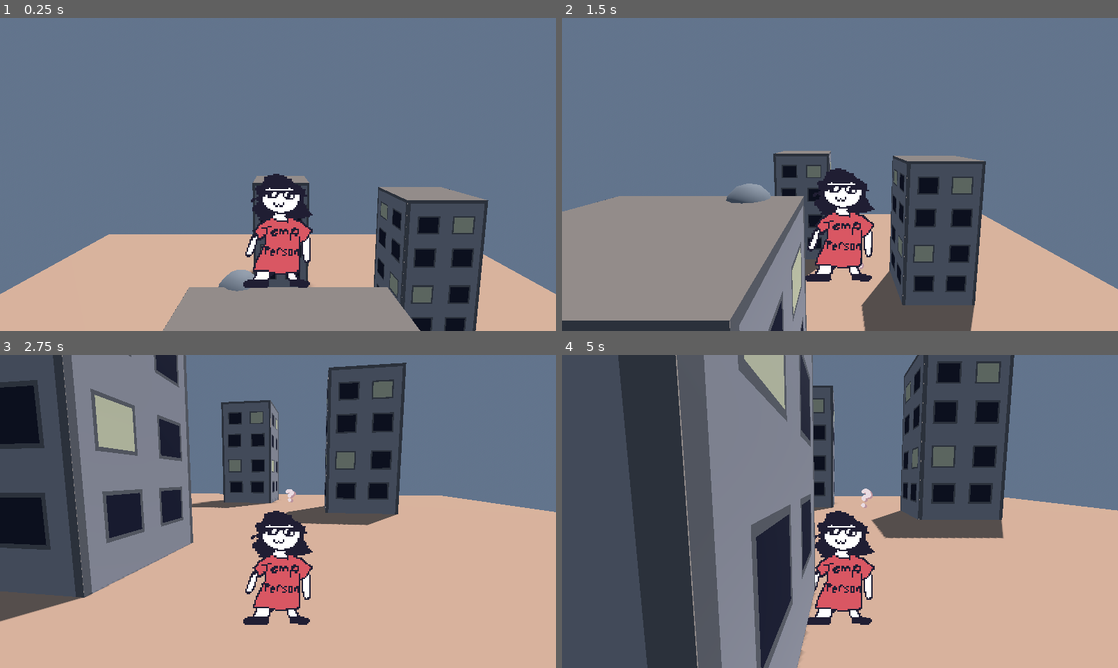
Above: before the commit, frames 1-4 (two rows, left to right).
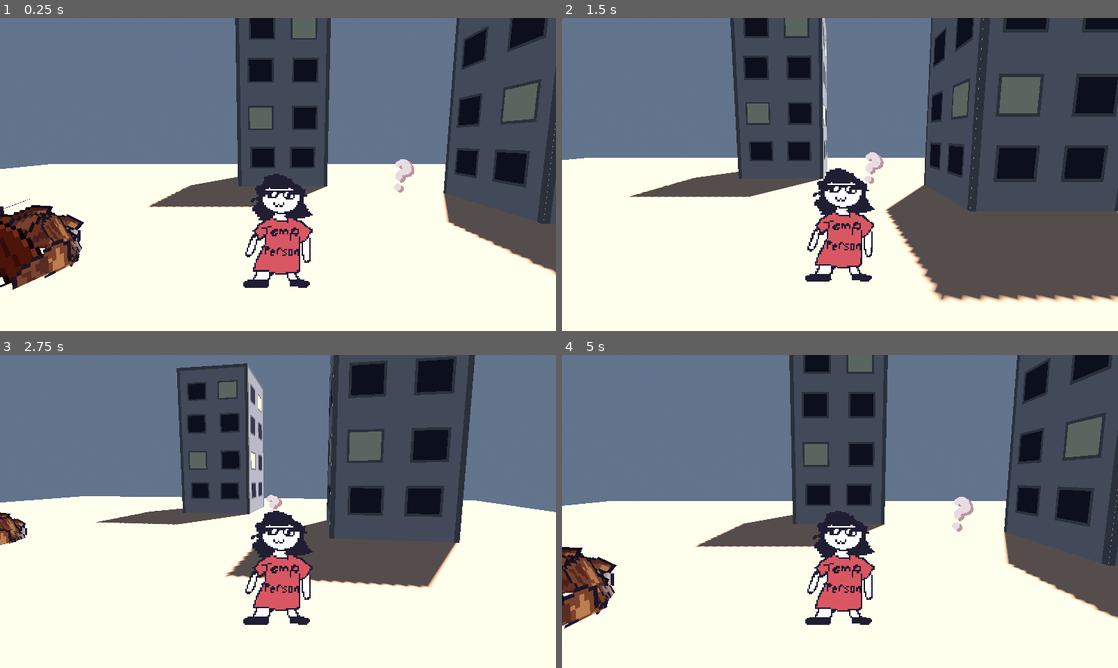
Above: after the commit, the same moments.

Repository: mothnog/RELAXING-LAKESIDE-ROBOTS
Game: Godot game, scene res://scenes/world.tscn
The game is run twice, just before and just after one commit, with the same random seed, the same clock (stepped at 60 frames per second) and the same inputs.
Inputs:
- Up to frame 1 (0.25 s): no input
- Up to frame 2 (1.5 s): hold D (right) 0.53-1.28 s; tap Space (interact) at 0.6 s; hold S (backward) from 1.28 s (still down); tap Down (cam_down) at 1.35 s
- Up to frame 3 (2.75 s): tap Space (interact) at 1.55, 2.3 s; release S (backward) at 2.03 s; hold D (right) from 2.03 s (still down); tap Left (cam_left) at 2.1 s
- Up to frame 4 (5 s): release D (right) at 2.78 s; hold W (forward) 2.78-3.53 s; tap Right (cam_right) at 2.85 s; tap Space (interact) at 3.05, 3.8, 4.35 s; hold A (left) from 3.53 s (still down); tap Up (cam_up) at 3.6 s

The runs differ from the first frame. In frame 1, 66% of the frame differs, in the area x 0-100%, y 0-100%; in frame 2, 72%; in frame 3, 81%; in frame 4, 94%.

Commit message:
garbage pile

Diff:
--- /dev/null
+++ b/scenes/interactable/garbage_pile.gd
@@ -0,0 +1,70 @@
+extends Area3D
+
+@onready var sprite_types_parent = $SpriteTypes
+@onready var sprites_parent = $Sprites
+
+
+@export var seed: int = 0
+
+@export var radius: float = 1
+@export var depth: float = 0
+@export var depth_modulate: Color = Color.WHITE
+@export var depth_unmodulated: float = 0.5
+@export var sprites: int = 5
+
+
+var rng = RandomNumberGenerator.new()
+
+
+func _ready():
+	rng.seed = seed
+
+	create_pile()
+
+
+func create_pile() -> void:
+
+	for s in sprites_parent.get_children(): s.queue_free()
+
+	# compile all types of sprites it can use into an array
+	var sprite_types: Array[Node3D] = []
+	for s in sprite_types_parent.get_children():
+		sprite_types.append(s.duplicate())
+
+
+
+	for i in sprites:
+		# generate an up vector with radius + random depth applied
+		var depth_amount = random_value()
+		var vec: Vector3 = Vector3(0, radius - (depth * depth_amount), 0)
+
+		# apply random rotations to the vector
+		var rot1 = PI*random_value()-(PI/2)
+		var rot2 = TAU*random_value()
+		vec = vec.rotated(Vector3.RIGHT, rot1).rotated(Vector3.UP, rot2)
+
+
+
+		# add a sprite at the vector
+		var sprite: Node3D = sprite_types[hash(random_value()) % sprite_types.size()].duplicate()
+		sprite.position = vec
+		sprites_parent.add_child(sprite)
+
+		# apply depth modulate
+		if depth_amount > depth * depth_unmodulated:
+			var modulate_amount = (depth_amount - depth_unmodulated) / (depth - depth_unmodulated)
+			# these names sure are getting convoluted huh
+			sprite.modulate = lerp(sprite.modulate, depth_modulate, depth_amount)
+
+		# rotate sprite to face outward
+		# i don't really know what this code means
+		sprite.transform.basis.y = vec
+		sprite.transform.basis.x = -sprite.transform.basis.z.cross(vec)
+		sprite.transform.basis = sprite.transform.basis.orthonormalized()
+
+		# also face up
+		sprite.transform = sprite.transform.rotated(Vector3.BACK, rot2)
+
+
+func random_value() -> float:
+	return rng.randf()
--- a/scenes/interactable/garbage_pile.tscn
+++ b/scenes/interactable/garbage_pile.tscn
@@ -1,3 +1,63 @@
-[gd_scene format=3 uid="uid://bd75fyaa41cwg"]
+[gd_scene load_steps=6 format=3 uid="uid://bd75fyaa41cwg"]
+
+[ext_resource type="Script" uid="uid://dcv646x01170x" path="res://scenes/interactable/garbage_pile.gd" id="1_q8hls"]
+[ext_resource type="Texture2D" uid="uid://bpt54ynojuuee" path="res://assets/misc/garbage.png" id="2_hcpl8"]
+
+[sub_resource type="ProceduralSkyMaterial" id="ProceduralSkyMaterial_q8hls"]
+sky_horizon_color = Color(0.384314, 0.454902, 0.54902, 1)
+ground_bottom_color = Color(0.384314, 0.454902, 0.54902, 1)
+ground_horizon_color = Color(0.384314, 0.454902, 0.54902, 1)
+ground_curve = 45.4479
+
+[sub_resource type="Sky" id="Sky_4wyf3"]
+sky_material = SubResource("ProceduralSkyMaterial_q8hls")
+
+[sub_resource type="Environment" id="Environment_hcpl8"]
+background_mode = 2
+sky = SubResource("Sky_4wyf3")
 
 [node name="GarbagePile" type="Area3D"]
+script = ExtResource("1_q8hls")
+radius = 0.5
+depth = 0.2
+depth_modulate = Color(0.486689, 0.208729, 0.182552, 1)
+depth_unmodulated = 0.0
+sprites = 20
+
+[node name="Sprites" type="Node3D" parent="."]
+transform = Transform3D(0.959314, 0, -0.282342, 0, 1, 0, 0.282342, 0, 0.959314, 0, 0, 0)
+
+[node name="CSGCylinder3D" type="CSGCylinder3D" parent="."]
+visible = false
+radius = 0.2
+height = 0.1
+
+[node name="SpriteTypes" type="Node3D" parent="."]
+visible = false
+
+[node name="Sprite3D" type="Sprite3D" parent="SpriteTypes"]
+pixel_size = 0.03
+axis = 1
+texture_filter = 0
+texture = ExtResource("2_hcpl8")
+hframes = 2
+
+[node name="Sprite3D2" type="Sprite3D" parent="SpriteTypes"]
+pixel_size = 0.03
+axis = 1
+texture_filter = 0
+texture = ExtResource("2_hcpl8")
+hframes = 2
+frame = 1
+
+[node name="Camera3D" type="Camera3D" parent="."]
+transform = Transform3D(1, 0, 0, 0, 0.976897, 0.213712, 0, -0.213712, 0.976897, 0, 0.585207, 1.53704)
+
+[node name="WorldEnvironment" type="WorldEnvironment" parent="."]
+environment = SubResource("Environment_hcpl8")
+
+[node name="DirectionalLight3D" type="DirectionalLight3D" parent="."]
+transform = Transform3D(-0.866023, -0.433016, 0.250001, 0, 0.499998, 0.866027, -0.500003, 0.749999, -0.43301, 0, 0, 0)
+light_energy = 0.354
+shadow_enabled = true
+directional_shadow_mode = 1
--- a/scenes/robots/bird.tscn
+++ b/scenes/robots/bird.tscn
@@ -78,7 +78,7 @@
 speed_scale = 0.8
 
 [node name="CSGSphere3D" type="CSGSphere3D" parent="."]
-transform = Transform3D(1, 0, 0, 0, 1, 0, 0, 0, 1, 0.800003, -0.152665, -0.111078)
+transform = Transform3D(1, 0, 0, 0, 1, 0, 0, 0, 1, -1, -1.27085e-30, -9.2466e-31)
 radius = 0.25
 
 [node name="Camera3D" type="Camera3D" parent="."]
--- a/scenes/world.tscn
+++ b/scenes/world.tscn
@@ -1,9 +1,10 @@
-[gd_scene load_steps=14 format=3 uid="uid://io1f7pruchta"]
+[gd_scene load_steps=15 format=3 uid="uid://io1f7pruchta"]
 
 [ext_resource type="PackedScene" uid="uid://7ywfju4yjrve" path="res://scenes/player/player.tscn" id="1_nnsk1"]
+[ext_resource type="PackedScene" uid="uid://cpw84yq5ergmc" path="res://scenes/misc/shadow.tscn" id="2_71j4m"]
 [ext_resource type="Texture2D" uid="uid://b0smq1iefth8o" path="res://assets/tmp/building.png" id="2_rwgxs"]
 [ext_resource type="PackedScene" uid="uid://dlwuufevvxlfw" path="res://scenes/interactable/interact_question.tscn" id="3_4wyf3"]
-[ext_resource type="PackedScene" uid="uid://d3sjaioi0ueus" path="res://scenes/robots/bird.tscn" id="4_k0juu"]
+[ext_resource type="PackedScene" uid="uid://bd75fyaa41cwg" path="res://scenes/interactable/garbage_pile.tscn" id="4_k0juu"]
 
 [sub_resource type="StandardMaterial3D" id="StandardMaterial3D_nnsk1"]
 shading_mode = 2
@@ -62,7 +63,9 @@
 shape = SubResource("HeightMapShape3D_nnsk1")
 
 [node name="Player" parent="." instance=ExtResource("1_nnsk1")]
-transform = Transform3D(1, 0, 0, 0, 1, 0, 0, 0, 1, 0, 4.86045, 3.70382)
+transform = Transform3D(1, 0, 0, 0, 1, 0, 0, 0, 1, 0, 0.174396, 0.294008)
+
+[node name="Shadow" parent="Player" instance=ExtResource("2_71j4m")]
 
 [node name="Building" type="Node3D" parent="."]
 transform = Transform3D(1, 0, 0, 0, 1, 0, 0, 0, 1, 4.22927, 2, -2.15455)
@@ -178,5 +181,8 @@
 [node name="InteractQuestion" parent="." instance=ExtResource("3_4wyf3")]
 transform = Transform3D(1, 0, 0, 0, 1, 0, 0, 0, 1, 2.05591, 0, -2.42764)
 
-[node name="Bird" parent="." instance=ExtResource("4_k0juu")]
-transform = Transform3D(1, 0, 0, 0, 1, 0, 0, 0, 1, 0, 3.68247, 2.72839)
+[node name="GarbagePile" parent="." instance=ExtResource("4_k0juu")]
+transform = Transform3D(1, 0, 0, 0, 1, 0, 0, 0, 1, -2.1885, 0, 0)
+
+[node name="Shadow" parent="GarbagePile" instance=ExtResource("2_71j4m")]
+size = Vector3(1.4, 5, 1.4)
Binary file added: assets/misc/garbage.png
Not shown, added: assets/misc/garbage.png.import
Not shown, added: scenes/interactable/garbage_pile.gd.uid
Not shown: 1 places in scenes/world.tscn that only renumber resources
